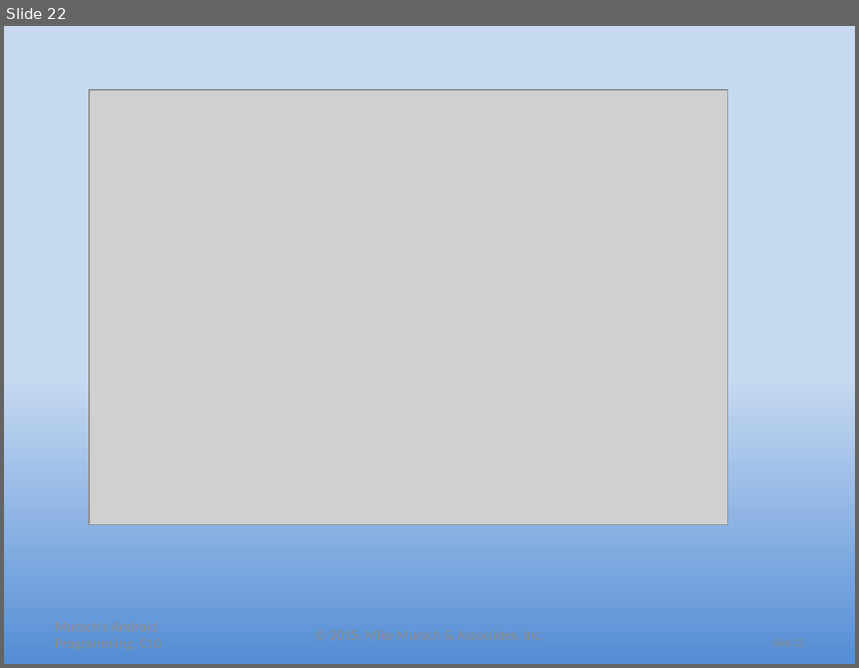
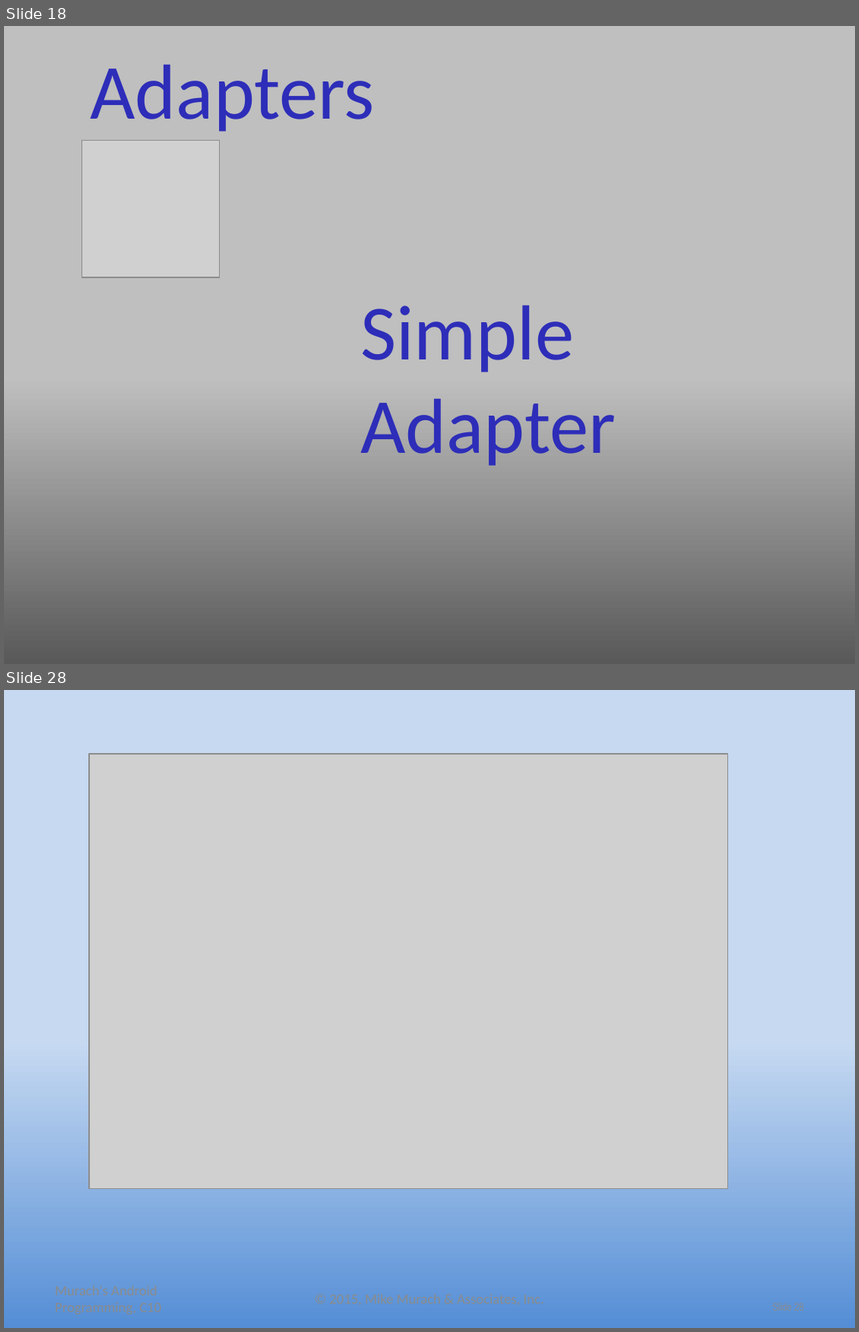
Before and after one commit to UO-CIS/CIS399Android-CourseMaterials, a slide deck: NotesAndSlides/CIS399Wk3Day2-ListViews.pptx. Shown one above the other, each under a label of ours: slide 22 before the commit, slides 18 and 28 after it; the slides between them are not shown. The pictures are 859x668 and 859x1332 pixels, drawn with LibreOffice and Linux fonts; fonts in the diff are those of the drawing; grey boxes stand for pictures. Boxes give left, top, right and bottom in pixels: in the first picture for what was removed or moved away, otherwise in the second. Text is boxed around its words. In the diff, an @@ line names an element or a change of style, - is before the commit and + after.

Commit message:
Updates
Added section on SimpleCursorAdapter to the SQLite ppt

```diff
--- a/NotesAndSlides/CIS399Wk3Day2-ListViews.pptx
+++ b/NotesAndSlides/CIS399Wk3Day2-ListViews.pptx
@@ slide 18 added at (x1=4, y1=26, x2=855, y2=664), background gradient #BFBFBF to #595959 @@
@@ text added at (x1=91, y1=64, x2=375, y2=132), 66 pt, text #2D2DB9 @@
+Adapters
@@ picture added at (x1=82, y1=140, x2=219, y2=277) @@
@@ text added at (x1=360, y1=305, x2=616, y2=466), 66 pt, text #2D2DB9 @@
+Simple Adapter
@@ what was slide 22 is now slide 28 @@
```
Also in this commit, not shown: 4 slides changed, 5 other slides added, 4 other files.
